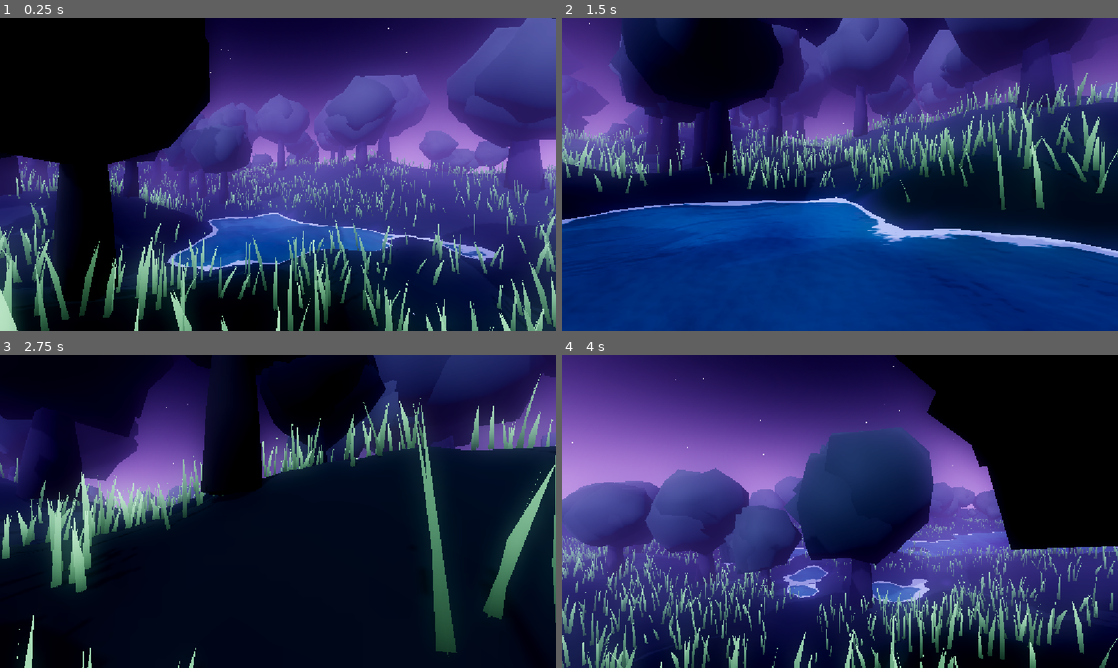
Above: before the commit, frames 1-4 (two rows, left to right).
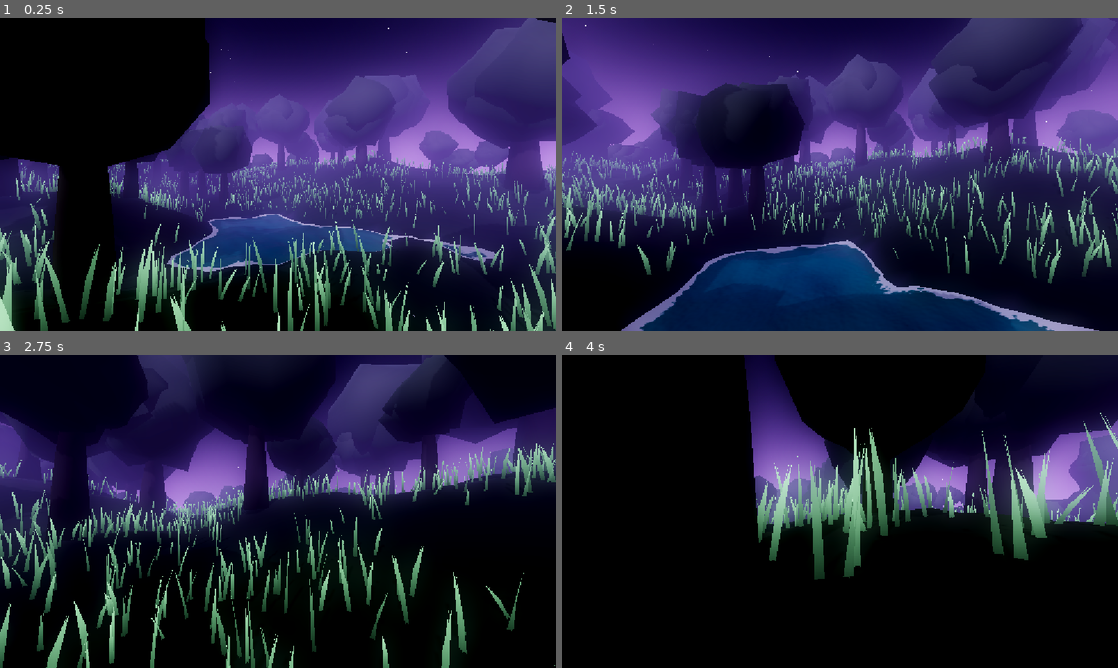
Above: after the commit, the same moments.

Repository: BlackSteel-09/Paths-in-the-Dark
Game: Godot game, scene res://scenes/main.tscn
Same seed, same stepped clock (60 frames per second), same inputs: the game is played once before the commit and once after it.
Inputs (mouse positions are in pixels of both pictures, inside the frame that each line leads up to):
- Up to frame 1 (0.25 s): no input
- Up to frame 2 (1.5 s): tap Enter at 0.5 s; move the mouse to (867, 174) at 0.52 s; hold Shift 0.53-1.28 s; hold W from 0.53 s (still down); tap Q at 0.8, 1.35 s; move the mouse to (812, 174) at 1.27 s
- Up to frame 3 (2.75 s): keep holding W; tap Shift at 1.55 s; move the mouse to (289, 505) at 2.02 s; hold Shift from 2.03 s (still down); tap Q at 2.3 s
- Up to frame 4 (4 s): keep holding W; move the mouse to (834, 517) at 2.77 s; release Shift at 2.78 s; tap Q at 2.85, 3.8 s; tap Shift at 3.05 s; move the mouse to (878, 514) at 3.52 s; hold Shift from 3.53 s (still down)

The runs differ from the first frame. In frame 1, 29% of the frame differs, in the area x 0-100%, y 0-100%; in frame 2, 83%; in frame 3, 56%; in frame 4, 89%.

Commit message:
Module 3A - Implement first-person character controller

Diff:
--- a/scenes/main.tscn
+++ b/scenes/main.tscn
@@ -45,6 +45,7 @@
 shader_parameter/distortion_strength = 0.0012
 shader_parameter/center_tint = Color(0, 0.117647, 0.235294, 1)
 shader_parameter/edge_tint = Color(0, 0.039216, 0.156863, 1)
+shader_parameter/tint_strength = 1.0
 
 [node name="Main" type="Node3D" unique_id=814719829]
 
@@ -57,8 +58,6 @@
 [node name="Player" type="CharacterBody3D" parent="." unique_id=1032520321]
 transform = Transform3D(1, 0, 0, 0, 1, 0, 0, 0, 1, 0, 2.4402025, 0)
 script = ExtResource("2_sugp2")
-walk_speed = 10.0
-sprint_speed = 15.0
 
 [node name="Camera3D" type="Camera3D" parent="Player" unique_id=408671508]
 transform = Transform3D(1, 0, 0, 0, 1, 0, 0, 0, 1, 0, 1.65, 0)
@@ -76,8 +75,7 @@
 
 [node name="Sun" type="DirectionalLight3D" parent="." unique_id=1596214804]
 transform = Transform3D(0.81915206, 0.32898995, -0.46984634, 0, 0.81915206, 0.57357645, 0.57357645, -0.46984634, 0.6710101, 0, 0, 0)
-light_color = Color(0.6156863, 0.7058824, 1, 1)
-light_energy = 0.55
+light_energy = 0.15
 shadow_enabled = true
 shadow_opacity = 0.5
 shadow_blur = 5.0
@@ -112,6 +110,7 @@
 mesh = SubResource("SphereMesh_1vivr")
 
 [node name="Water" type="MeshInstance3D" parent="." unique_id=1624236304]
+transform = Transform3D(1, 0, 0, 0, 1, 0, 0, 0, 1, -2.7161236, 0, 4.139472)
 mesh = SubResource("PlaneMesh_1vivr")
 surface_material_override/0 = ExtResource("9_choun")
 script = ExtResource("10_choun")
--- a/scripts/player.gd
+++ b/scripts/player.gd
@@ -1,57 +1,166 @@
 extends CharacterBody3D
-## Stage 1 temporary first-person exploration controller.
+## Paths in the Dark — Module 3A first-person controller.
+## Attach to existing Player (CharacterBody3D); requires child Camera3D.
+## TerrainGrounder remains editor-only and does not conflict at runtime.
 
-@export var walk_speed: float = 5.0
-@export var sprint_speed: float = 8.0
-@export var mouse_sensitivity: float = 0.0025
-@export var gravity_strength: float = 20.0
+@export_group("Movement — Original Feel")
+@export var walk_speed: float = 6.5
+@export var sprint_multiplier: float = 1.85
+@export var acceleration_response: float = 13.5
+@export var deceleration_response: float = 7.2
+@export var gravity_strength: float = 18.0
+@export var floor_snap_distance: float = 0.35
+@export var max_slope_angle: float = 46.0
+
+@export_group("Camera")
+@export var mouse_sensitivity: float = 0.0022
+@export var keyboard_turn_speed: float = 1.65
+@export var eye_height: float = 1.7
+@export var pitch_limit_degrees: float = 83.0
+@export var capture_mouse_on_start: bool = true
+
+@export_group("Head Bob")
+@export var head_bob_enabled: bool = true
+@export var walk_bob_amplitude: float = 0.034
+@export var sprint_bob_amplitude: float = 0.052
+@export var bob_frequency: float = 9.0
+@export var bob_return_speed: float = 9.0
+
+@export_group("World & Safety")
+@export var world_path: NodePath = ^"../World"
+@export var use_height_safety_fallback: bool = true
+@export var height_safety_margin: float = 0.08
+@export var place_on_ground_at_start: bool = true
+
+@export_group("Debug Flight")
+@export var allow_debug_flight: bool = true
+@export var flight_vertical_speed: float = 7.5
 
 @onready var camera: Camera3D = $Camera3D
-var world: Node3D
+var _world: Node = null
+var _camera_base_position: Vector3
+var _bob_phase: float = 0.0
+var _bob_offset: float = 0.0
+var _controls_locked: bool = false
+var _flight_active: bool = false
 
 func _ready() -> void:
-	world = get_node("../World")
-	global_position.y = world.get_height(global_position.x, global_position.z) + 0.08
-	Input.mouse_mode = Input.MOUSE_MODE_CAPTURED
+	_world = get_node_or_null(world_path)
+	_camera_base_position = camera.position
+	_camera_base_position.y = eye_height
+	camera.position = _camera_base_position
+	floor_snap_length = floor_snap_distance
+	floor_max_angle = deg_to_rad(max_slope_angle)
+	if place_on_ground_at_start and _has_world_height():
+		global_position.y = _height_at(global_position.x, global_position.z) + height_safety_margin
+	if capture_mouse_on_start:
+		Input.mouse_mode = Input.MOUSE_MODE_CAPTURED
 
 func _unhandled_input(event: InputEvent) -> void:
-	if event is InputEventMouseMotion and Input.mouse_mode == Input.MOUSE_MODE_CAPTURED:
-		rotate_y(-event.relative.x * mouse_sensitivity)
-		camera.rotate_x(-event.relative.y * mouse_sensitivity)
-		camera.rotation.x = clampf(camera.rotation.x, -1.45, 1.45)
 	if event is InputEventKey and event.pressed and not event.echo:
 		if event.keycode == KEY_ESCAPE:
 			Input.mouse_mode = Input.MOUSE_MODE_VISIBLE
+			get_viewport().set_input_as_handled()
 		elif event.keycode == KEY_F1:
 			Input.mouse_mode = Input.MOUSE_MODE_CAPTURED
+			get_viewport().set_input_as_handled()
+	if _controls_locked:
+		return
+	if event is InputEventMouseMotion and Input.mouse_mode == Input.MOUSE_MODE_CAPTURED:
+		rotate_y(-event.relative.x * mouse_sensitivity)
+		camera.rotation.x = clampf(
+			camera.rotation.x - event.relative.y * mouse_sensitivity,
+			-deg_to_rad(pitch_limit_degrees),
+			deg_to_rad(pitch_limit_degrees)
+		)
 
 func _physics_process(delta: float) -> void:
-	var input_dir := Vector2.ZERO
-	if Input.is_key_pressed(KEY_A) or Input.is_key_pressed(KEY_LEFT):
-		input_dir.x -= 1.0
-	if Input.is_key_pressed(KEY_D) or Input.is_key_pressed(KEY_RIGHT):
-		input_dir.x += 1.0
-	if Input.is_key_pressed(KEY_W) or Input.is_key_pressed(KEY_UP):
-		input_dir.y -= 1.0
-	if Input.is_key_pressed(KEY_S) or Input.is_key_pressed(KEY_DOWN):
-		input_dir.y += 1.0
-	input_dir = input_dir.normalized()
-	var direction := (global_transform.basis * Vector3(input_dir.x, 0.0, input_dir.y)).normalized()
-	var speed := sprint_speed if Input.is_key_pressed(KEY_SHIFT) else walk_speed
-	velocity.x = direction.x * speed
-	velocity.z = direction.z * speed
-	if not is_on_floor():
+	var direction_input := Vector2.ZERO
+	var sprinting := false
+
+	if not _controls_locked:
+		if Input.is_key_pressed(KEY_A):
+			direction_input.x -= 1.0
+		if Input.is_key_pressed(KEY_D):
+			direction_input.x += 1.0
+		if Input.is_key_pressed(KEY_W) or Input.is_key_pressed(KEY_UP):
+			direction_input.y -= 1.0
+		if Input.is_key_pressed(KEY_S) or Input.is_key_pressed(KEY_DOWN):
+			direction_input.y += 1.0
+		if Input.is_key_pressed(KEY_LEFT):
+			rotate_y(keyboard_turn_speed * delta)
+		if Input.is_key_pressed(KEY_RIGHT):
+			rotate_y(-keyboard_turn_speed * delta)
+		sprinting = Input.is_key_pressed(KEY_SHIFT)
+
+	direction_input = direction_input.normalized()
+	var world_direction: Vector3 = global_transform.basis * Vector3(direction_input.x, 0.0, direction_input.y)
+	world_direction.y = 0.0
+	world_direction = world_direction.normalized()
+	var desired_speed: float = walk_speed * (sprint_multiplier if sprinting else 1.0)
+	var desired_horizontal: Vector3 = world_direction * desired_speed
+	var current_horizontal := Vector3(velocity.x, 0.0, velocity.z)
+	var response: float = acceleration_response if direction_input.length_squared() > 0.0 else deceleration_response
+	var blend: float = 1.0 - exp(-response * delta)
+	current_horizontal = current_horizontal.lerp(desired_horizontal, blend)
+	velocity.x = current_horizontal.x
+	velocity.z = current_horizontal.z
+
+	if allow_debug_flight and not _controls_locked and Input.is_key_pressed(KEY_Q):
+		_flight_active = true
+		if sprinting:
+			velocity.y = flight_vertical_speed
+		else:
+			velocity.y -= gravity_strength * delta
+	elif _flight_active:
+		velocity.y = 0.0
+	elif is_on_floor():
+		velocity.y = -0.1
+	else:
 		velocity.y -= gravity_strength * delta
-	else:
-		velocity.y = -0.1
+
 	move_and_slide()
 
-	# Stage 1 safety floor: terrain chunks are generated at runtime.
-	# Keep the player's feet above the same height used by the mesh.
-	# This is a temporary fallback; the StaticBody3D collisions remain active.
-	if is_instance_valid(world):
-		var floor_height: float = world.get_height(global_position.x, global_position.z)
-		if global_position.y < floor_height + 0.08:
-			global_position.y = floor_height + 0.08
+	# Existing project has streamed procedural terrain. Preserve a selectable
+	# safety floor until all terrain collision seams are verified.
+	if use_height_safety_fallback and not _flight_active and _has_world_height():
+		var ground_y: float = _height_at(global_position.x, global_position.z)
+		if global_position.y < ground_y + height_safety_margin:
+			global_position.y = ground_y + height_safety_margin
 			if velocity.y < 0.0:
 				velocity.y = 0.0
+
+	if _flight_active and _has_world_height():
+		var surface_y: float = _height_at(global_position.x, global_position.z)
+		if global_position.y <= surface_y + height_safety_margin:
+			global_position.y = surface_y + height_safety_margin
+			_flight_active = false
+			velocity.y = 0.0
+
+	_update_head_bob(delta, current_horizontal.length(), sprinting)
+
+func _update_head_bob(delta: float, horizontal_speed: float, sprinting: bool) -> void:
+	var moving: bool = horizontal_speed > 0.15 and not _controls_locked and not _flight_active
+	var target: float = 0.0
+	if head_bob_enabled and moving:
+		_bob_phase += delta * bob_frequency * (horizontal_speed / maxf(walk_speed, 0.01))
+		var amplitude: float = sprint_bob_amplitude if sprinting else walk_bob_amplitude
+		target = absf(sin(_bob_phase)) * amplitude
+	var alpha: float = 1.0 - exp(-bob_return_speed * delta)
+	_bob_offset = lerpf(_bob_offset, target, alpha)
+	camera.position = _camera_base_position + Vector3(0.0, _bob_offset, 0.0)
+
+func _has_world_height() -> bool:
+	return is_instance_valid(_world) and _world.has_method("get_height")
+
+func _height_at(x: float, z: float) -> float:
+	return float(_world.call("get_height", x, z))
+
+func set_story_controls_locked(locked: bool) -> void:
+	_controls_locked = locked
+	if locked:
+		velocity.x = 0.0
+		velocity.z = 0.0
+
+func are_story_controls_locked() -> bool:
+	return _controls_locked
